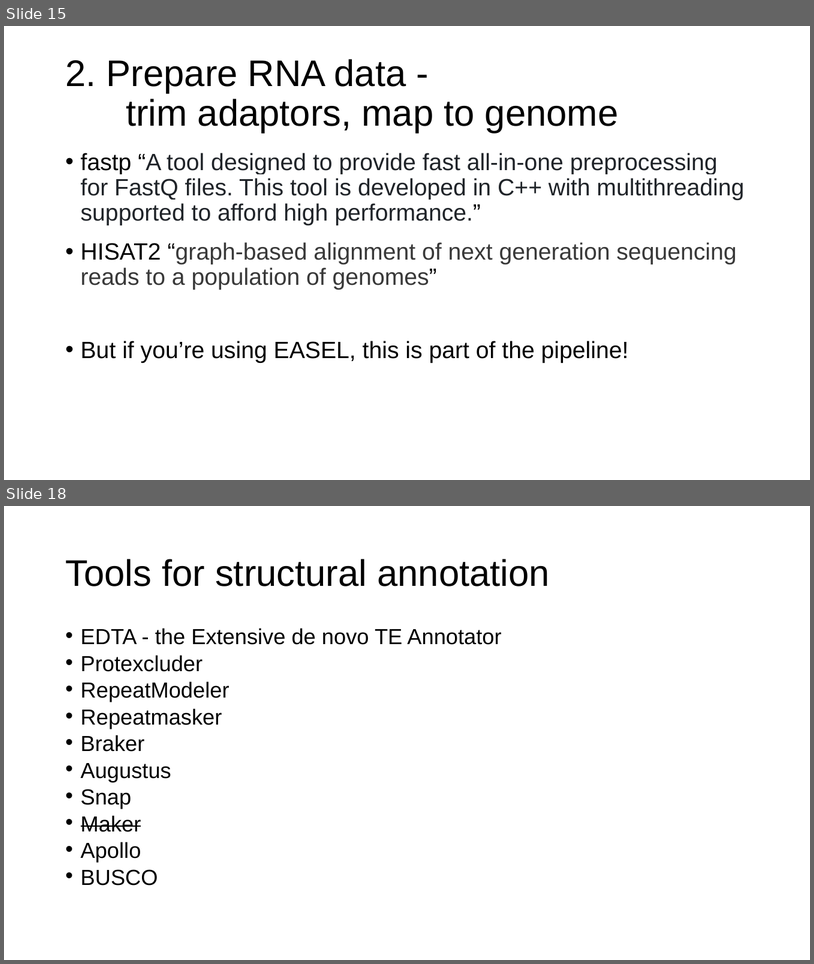
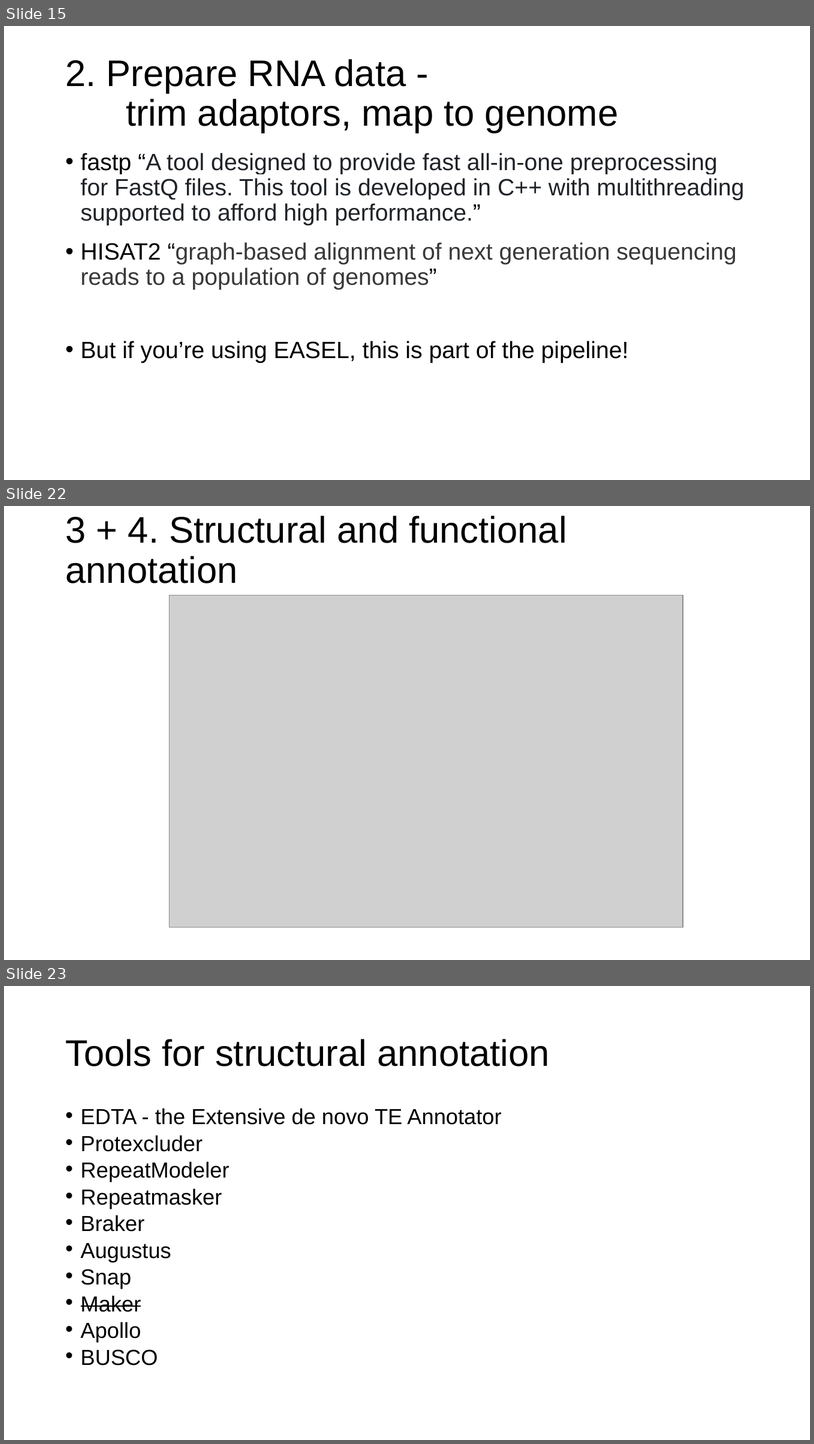
Before and after one commit to CBG-Conservation-Genomics/BotanyWorkshop2024, a slide deck: 5.Annotation/GenomeAnnotation.pptx. Shown one above the other, each under a label of ours: slides 15 and 18 before the commit, slides 15, 22 and 23 after it; the slides between them are not shown. The pictures are 814x964 and 814x1444 pixels, drawn with LibreOffice and Linux fonts; fonts in the diff are those of the drawing; grey boxes stand for pictures. Boxes give left, top, right and bottom in pixels: in the first picture for what was removed or moved away, otherwise in the second. Text is boxed around its words. In the diff, an @@ line names an element or a change of style, - is before the commit and + after.

Commit message:
update genome annotation slides

```diff
--- a/5.Annotation/GenomeAnnotation.pptx
+++ b/5.Annotation/GenomeAnnotation.pptx
@@ slide 22 added at box(4, 506, 810, 960), background #FFFFFF @@
@@ title added at box(65, 516, 567, 583), 44 pt, text #000000 @@
+3 + 4. Structural and functional annotation
@@ picture added at box(169, 595, 683, 927) @@
@@ what was slide 18 is now slide 23 @@
```
Also in this commit, not shown: 2 slides changed, 4 other slides added.
